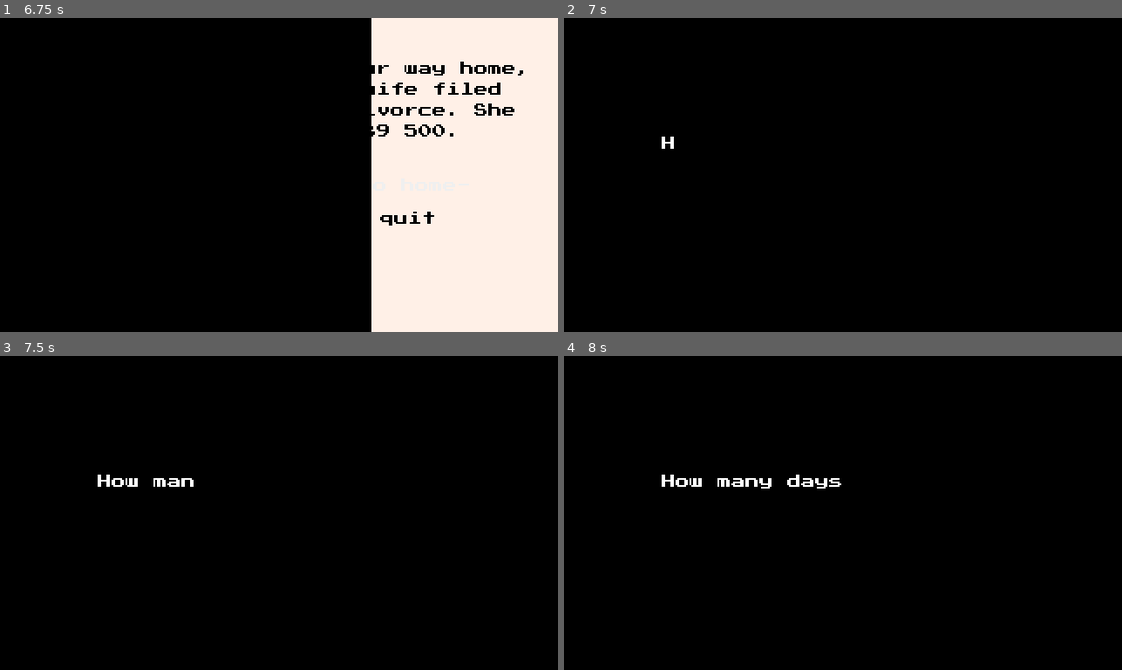
Above: before the commit, frames 1-4 (two rows, left to right).
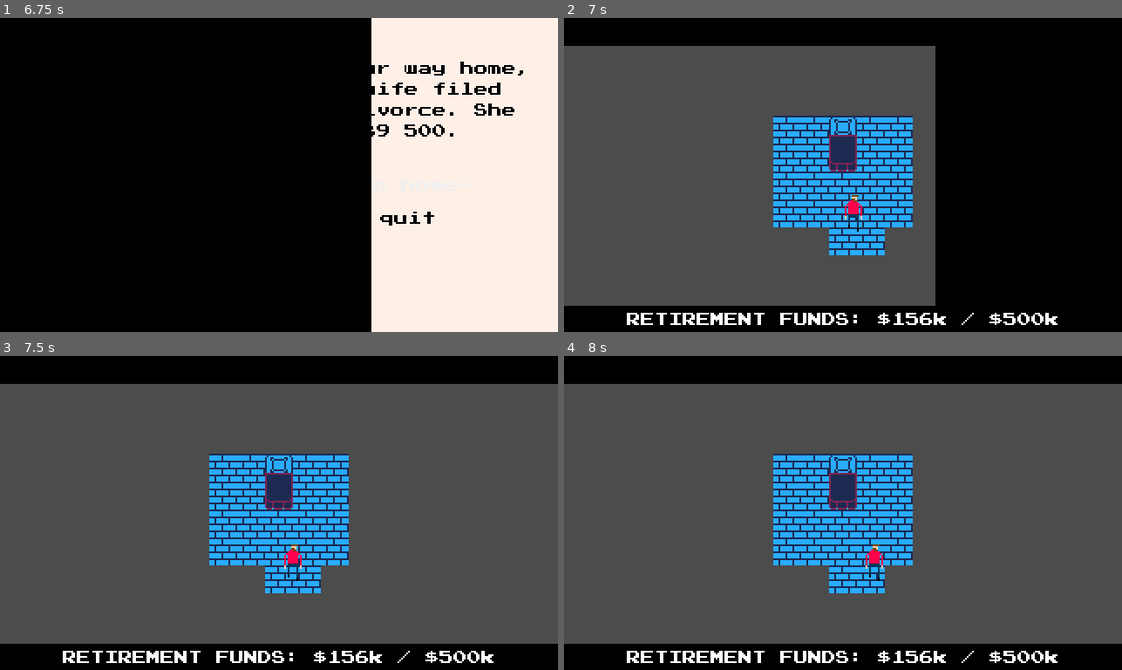
Above: after the commit, the same moments.

Repository: qhoang85/LD47
Game: Godot game, scene res://scenes/ending.tscn
The game is run twice, just before and just after one commit, with the same random seed, the same clock (stepped at 60 frames per second) and the same inputs. This scene is started directly instead of the project's main scene.
Inputs (mouse positions are in pixels of both pictures, inside the frame that each line leads up to):
- Up to frame 1 (6.75 s): move the mouse to (401, 159) at 0.52 s; hold D (player_right) 0.53-1.28 s; hold Space (player_use) 0.53-1.28 s; click (401, 159) at 0.67 s; move the mouse to (167, 190) at 1.27 s; hold S (player_down) 1.28-2.03 s; tap Space (player_use) at 1.35, 2.85, 4.35, 6.5 s; move the mouse to (334, 105) at 2.02 s; hold D (player_right) 2.03-2.78 s; hold Space (player_use) 2.03-2.78 s; move the mouse to (251, 237) at 2.77 s; hold W (player_up) 2.78-3.53 s; click (251, 237) at 2.92 s; tap Enter at 3.5 s; move the mouse to (446, 222) at 3.52 s; hold Space (player_use) 3.53-4.28 s; hold A (player_left) 3.53-5 s; move the mouse to (111, 127) at 4.27 s; click "-go home-" at 5 s; click "-go home-" at 5.75 s; move the mouse to (306, 175) at 6.52 s; hold S (player_down) from 6.53 s (still down); hold Space (player_use) from 6.53 s (still down); click (306, 175) at 6.67 s
- Up to frame 2 (7 s): keep holding S (player_down); keep holding Space (player_use)
- Up to frame 3 (7.5 s): move the mouse to (195, 434) at 7.27 s; release S (player_down) at 7.28 s; release Space (player_use) at 7.28 s; hold D (player_right) from 7.28 s (still down); tap Space (player_use) at 7.35 s
- Up to frame 4 (8 s): keep holding D (player_right)

Frame 1 is identical in both runs. In frame 2, 56% of the frame differs, in the area x 0-89%, y 8-98%; in frame 3, 84%, in the area x 0-100%, y 8-98%; in frame 4, 84%.

Commit message:
0.81

Diff:
--- a/scripts/ending.gd
+++ b/scripts/ending.gd
@@ -49,7 +49,7 @@
 		scene_transition.right_in()
 		yield(scene_transition.animation_player, "animation_finished")
 		scene_transition.right_out()
-		get_tree().change_scene("res://scenes/intro.tscn")
+		get_tree().change_scene("res://scenes/bedroom_night.tscn")
 
 
 func _on_Home_focus_entered():
